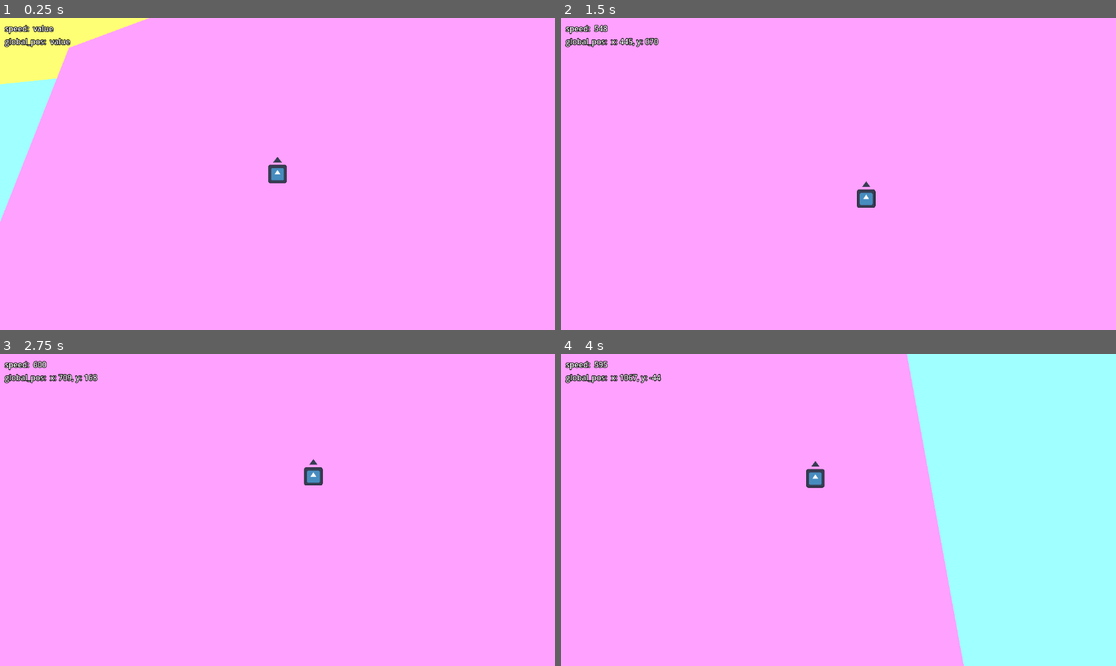
Above: before the commit, frames 1-4 (two rows, left to right).
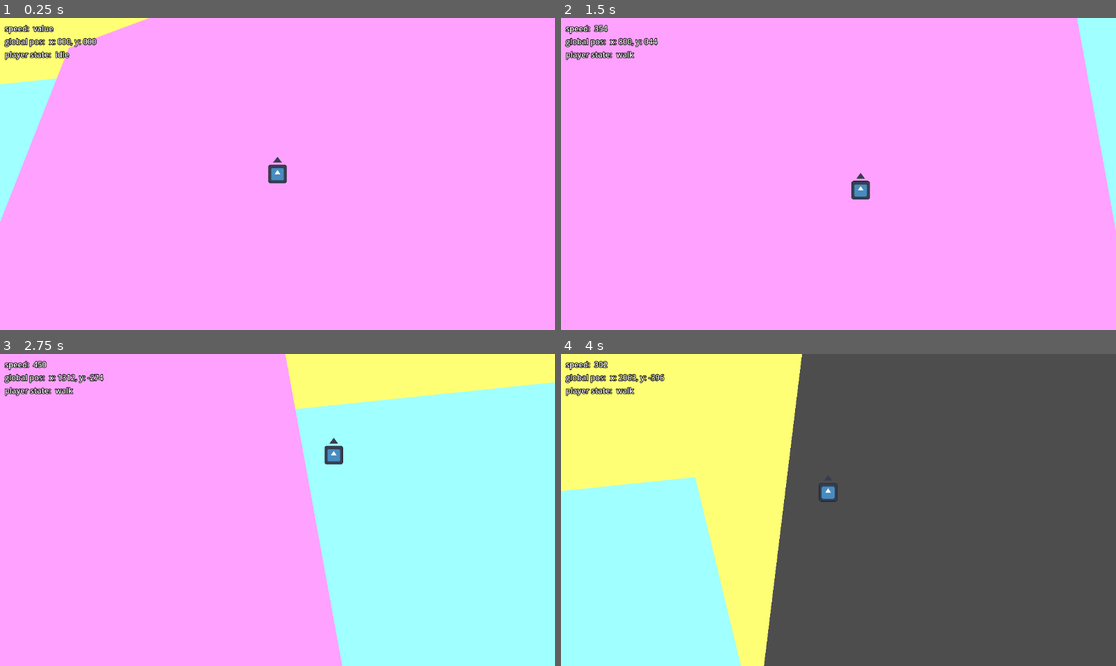
Above: after the commit, the same moments.

Repository: JJPSeno/project-q
Game: Godot game, scene res://World/world.tscn
Same seed, same stepped clock (60 frames per second), same inputs: the game is played once before the commit and once after it. The engine's default icon, where the game draws it, is replaced by a stand-in: a white triangle on a blue panel in a dark square.
Inputs:
- Up to frame 1 (0.25 s): no input
- Up to frame 2 (1.5 s): tap Enter at 0.5 s; hold D (right) 0.53-1.28 s; tap Space (dash, bound only after the commit) at 0.6 s; tap Shift (dash, bound only before the commit) at 0.8, 1.35 s; hold S (down) from 1.28 s (still down)
- Up to frame 3 (2.75 s): tap W (movement) at 1.55 s; release S (down) at 2.03 s; hold D (right) from 2.03 s (still down); hold W (movement) from 2.03 s (still down); tap Space (dash, bound only after the commit) at 2.3 s
- Up to frame 4 (4 s): release W (movement) at 2.78 s; tap Space (dash, bound only after the commit) at 2.85 s; tap Shift (dash, bound only before the commit) at 3.05, 3.6 s; release D (right) at 3.53 s; hold A (left) from 3.53 s (still down); hold W (movement) from 3.53 s (still down)

The runs differ from the first frame. In frame 1, 0.4% of the frame differs, in the area x 0-18%, y 6-14%; in frame 2, 3.2%; in frame 3, 44%; in frame 4, 100%, in the area x 0-100%, y 0-100%.

Commit message:
Add movement fsm

Diff:
--- /dev/null
+++ b/Controllers/MovementController/movement_controller.gd
@@ -0,0 +1,15 @@
+extends Node
+
+
+
+#try to add this to func _input
+func _physics_process(delta: float) -> void:
+	if Input.is_action_pressed("movement"):
+		if Input.is_action_pressed("run"):
+			get_node("MovementStateMachine").change_state("run")
+		else:
+			get_node("MovementStateMachine").change_state("walk")
+		if Input.is_action_just_pressed("dash"):
+			get_node("MovementStateMachine").change_state("dash")
+	else:
+		get_node("MovementStateMachine").change_state("idle")
--- /dev/null
+++ b/Controllers/MovementController/movement_controller.tscn
@@ -0,0 +1,20 @@
+[gd_scene load_steps=7 format=3 uid="uid://dff0j6n77jhyg"]
+
+[ext_resource type="Script" path="res://Player/movement_state_machine.gd" id="1_ceiam"]
+[ext_resource type="Script" path="res://Controllers/MovementController/movement_controller.gd" id="1_makro"]
+[ext_resource type="Resource" uid="uid://bymv1e5uakhye" path="res://States/MovementStates/idle.tres" id="2_rl13b"]
+[ext_resource type="Resource" uid="uid://7k4h71634wf7" path="res://States/MovementStates/walk.tres" id="3_5ijnh"]
+[ext_resource type="Resource" uid="uid://csqgcgbjwwur8" path="res://States/MovementStates/run.tres" id="4_io8pf"]
+[ext_resource type="Resource" uid="uid://bosgu1a03orev" path="res://States/MovementStates/dash.tres" id="5_cxd8d"]
+
+[node name="MovementController" type="Node"]
+script = ExtResource("1_makro")
+
+[node name="MovementStateMachine" type="Node" parent="."]
+script = ExtResource("1_ceiam")
+movement_states = {
+"dash": ExtResource("5_cxd8d"),
+"idle": ExtResource("2_rl13b"),
+"run": ExtResource("4_io8pf"),
+"walk": ExtResource("3_5ijnh")
+}
--- a/GUI/Debug/debug_ui.gd
+++ b/GUI/Debug/debug_ui.gd
@@ -7,7 +7,8 @@
 
 func _ready() -> void:
 	add_debug_item("speed","value", EventBus.speed_updated)
-	add_debug_item("global_pos","value", EventBus.position_updated)
+	add_debug_item("global pos","value", EventBus.position_updated)
+	add_debug_item("player state","run", EventBus.player_state_updated)
 
 # this debug item needs to subscribe to signals
 func add_debug_item(label_name: String, value: String, update_signal = null) -> void:
--- a/Player/movement_state_machine.gd
+++ b/Player/movement_state_machine.gd
@@ -40,18 +40,31 @@
 
 func _ready() -> void:
 	current_state_name = "run"
-	print_debug(movement_states[current_state_name].speed)
-	for s in movement_states:
-		print_debug(movement_states[s])
 
 
 func change_state(state_name: String) -> void:
 	current_state_name = state_name
+	if parent.is_in_group("player"):
+		EventBus.player_state_updated.emit(state_name)
 
 
-func _physics_process(_delta: float) -> void:
+func _physics_process(delta: float) -> void:
 	direction = Input.get_vector("left","right","up","down")
 	target_velocity = direction * movement_states[current_state_name].speed
+	EventBus.position_updated.emit("x: %03.0f, y: %03.0f" % [parent.global_position.x, parent.global_position.y])
+	previous_velocity = parent.velocity
+	new_velocity = \
+		parent.velocity.lerp( \
+			target_velocity, \
+			1 - exp(-(movement_states[current_state_name].acceleration * \
+			movement_states[current_state_name].friction) * delta) \
+		)
+
+	if (previous_velocity != new_velocity):
+		EventBus.speed_updated.emit("%03.0f" % [new_velocity.length()])
+		parent.velocity = new_velocity
+
+	parent.move_and_slide()
 
 func _exit_state(state_name: String) -> void:
 	pass
--- a/Player/player.gd
+++ b/Player/player.gd
@@ -1,28 +1 @@
 extends CharacterBody2D
-
-
-@export var SPEED = 200.0
-@export var acceleration := 12.0
-@export var friction := 6.0
-var direction := Vector2.ZERO
-var target_velocity := Vector2.ZERO
-var previous_velocity := Vector2.ZERO
-var new_velocity := Vector2.ZERO
-
-
-func _physics_process(delta: float) -> void:
-	direction = Input.get_vector("left","right","up","down")
-	if direction:
-		target_velocity = direction * SPEED
-		EventBus.position_updated.emit("x: %03.0f, y: %03.0f" % [global_position.x, global_position.y])
-		previous_velocity = velocity
-		new_velocity = velocity.lerp(target_velocity, 1 - exp(-acceleration * delta))
-	else:
-		previous_velocity = velocity
-		new_velocity = velocity.lerp(Vector2.ZERO, 1 - exp(-friction * delta))
-
-	if (previous_velocity != new_velocity):
-		EventBus.speed_updated.emit("%03.0f" % [new_velocity.length()])
-		velocity = new_velocity
-
-	move_and_slide()
--- a/Player/player.tscn
+++ b/Player/player.tscn
@@ -1,28 +1,17 @@
-[gd_scene load_steps=9 format=3 uid="uid://5liwdgjjhcr2"]
+[gd_scene load_steps=4 format=3 uid="uid://5liwdgjjhcr2"]
 
 [ext_resource type="Texture2D" uid="uid://dmnwwojy2t7ik" path="res://icon.svg" id="1_argyb"]
-[ext_resource type="Script" path="res://Player/player.gd" id="1_daju6"]
-[ext_resource type="Script" path="res://Player/movement_state_machine.gd" id="3_0ltnl"]
-[ext_resource type="Resource" uid="uid://bymv1e5uakhye" path="res://States/MovementStates/idle.tres" id="3_52177"]
-[ext_resource type="Resource" uid="uid://7k4h71634wf7" path="res://States/MovementStates/walk.tres" id="4_l1xc1"]
-[ext_resource type="Resource" uid="uid://csqgcgbjwwur8" path="res://States/MovementStates/run.tres" id="5_nlny1"]
-[ext_resource type="Resource" uid="uid://bosgu1a03orev" path="res://States/MovementStates/dash.tres" id="6_7la31"]
+[ext_resource type="PackedScene" uid="uid://dff0j6n77jhyg" path="res://Controllers/MovementController/movement_controller.tscn" id="2_qxbrg"]
 
 [sub_resource type="CircleShape2D" id="CircleShape2D_hrudf"]
 radius = 15.0
 
-[node name="Player" type="CharacterBody2D"]
-script = ExtResource("1_daju6")
+[node name="Player" type="CharacterBody2D" groups=["player"]]
 
-[node name="MovementStateMachine" type="Node" parent="." node_paths=PackedStringArray("parent")]
-script = ExtResource("3_0ltnl")
-movement_states = {
-"dash": ExtResource("6_7la31"),
-"idle": ExtResource("3_52177"),
-"run": ExtResource("5_nlny1"),
-"walk": ExtResource("4_l1xc1")
-}
-parent = NodePath("..")
+[node name="MovementController" parent="." instance=ExtResource("2_qxbrg")]
+
+[node name="MovementStateMachine" parent="MovementController" index="0" node_paths=PackedStringArray("parent")]
+parent = NodePath("../..")
 
 [node name="Icon" type="Sprite2D" parent="."]
 scale = Vector2(0.3, 0.3)
@@ -35,3 +24,5 @@
 
 [node name="CollisionShape2D" type="CollisionShape2D" parent="."]
 shape = SubResource("CircleShape2D_hrudf")
+
+[editable path="MovementController"]
--- a/Singletons/event_bus.gd
+++ b/Singletons/event_bus.gd
@@ -3,6 +3,7 @@
 #region debug signals
 signal speed_updated(new_speed)
 signal position_updated(new_pos)
+signal player_state_updated(new_state)
 #endregion
 
 signal camera_zoom_updated(new_zoom)
--- a/States/MovementStates/dash.tres
+++ b/States/MovementStates/dash.tres
@@ -6,7 +6,7 @@
 script = ExtResource("1_37jfi")
 name = "dash"
 id = 3
-speed = 800.0
-camera_zoon = Vector2(0.6, 0.6)
-acceleration = 30.0
-friction = 3.0
+speed = 4500.0
+camera_zoom = Vector2(0.6, 0.6)
+acceleration = 4500.0
+friction = 1.0
--- a/States/MovementStates/idle.tres
+++ b/States/MovementStates/idle.tres
@@ -7,6 +7,6 @@
 name = "idle"
 id = 0
 speed = 0.0
-camera_zoon = Vector2(1, 1)
-acceleration = 0.0
+camera_zoom = Vector2(1, 1)
+acceleration = 1.0
 friction = 6.0
--- a/States/MovementStates/movement_state.gd
+++ b/States/MovementStates/movement_state.gd
@@ -5,5 +5,5 @@
 @export var id : int
 @export var speed := 200.0
 @export var camera_zoom := Vector2(1,1)
-@export var acceleration := 12.0
-@export var friction := 6.0
+@export var acceleration := 1.0
+@export var friction := 1.0
--- a/States/MovementStates/run.tres
+++ b/States/MovementStates/run.tres
@@ -6,7 +6,7 @@
 script = ExtResource("1_fbbvw")
 name = "run"
 id = 2
-speed = 200.0
-camera_zoon = Vector2(0.7, 0.7)
+speed = 600.0
+camera_zoom = Vector2(0.7, 0.7)
 acceleration = 12.0
-friction = 6.0
+friction = 1.0
--- a/States/MovementStates/walk.tres
+++ b/States/MovementStates/walk.tres
@@ -6,7 +6,7 @@
 script = ExtResource("1_blkpx")
 name = "walk"
 id = 1
-speed = 150.0
-camera_zoon = Vector2(0.9, 0.9)
+speed = 300.0
+camera_zoom = Vector2(0.9, 0.9)
 acceleration = 8.0
-friction = 6.0
+friction = 1.0
--- a/World/world.tscn
+++ b/World/world.tscn
@@ -27,7 +27,6 @@
 world_camera = NodePath("../WorldCamera")
 
 [node name="Player" parent="." instance=ExtResource("1_q4ndm")]
-SPEED = 600.0
 
 [node name="PlayerCamera" type="Camera2D" parent="Player"]
 position_smoothing_enabled = true
--- a/project.godot
+++ b/project.godot
@@ -19,6 +19,10 @@
 
 DebugSingleton="*res://Singletons/debug_singleton.tscn"
 EventBus="*res://Singletons/event_bus.gd"
+
+[global_group]
+
+player=""
 
 [input]
 
@@ -42,17 +46,24 @@
 "events": [Object(InputEventKey,"resource_local_to_scene":false,"resource_name":"","device":-1,"window_id":0,"alt_press …(192 unchanged characters)…
 ]
 }
+dash={
+"deadzone": 0.5,
+"events": [Object(InputEventKey,"resource_local_to_scene":false,"resource_name":"","device":-1,"window_id":0,"alt_pressed":false,"shift_pressed":false,"ctrl_pressed":false,"meta_pressed":false,"pressed":false,"keycode":0,"physical_keycode":32,"key_label":0,"unicode":32,"location":0,"echo":false,"script":null)
+]
+}
+run={
+"deadzone": 0.5,
+"events": [Object(InputEventKey,"resource_local_to_scene":false,"resource_name":"","device":-1,"window_id":0,"alt_pressed":false,"shift_pressed":false,"ctrl_pressed":false,"meta_pressed":false,"pressed":false,"keycode":0,"physical_keycode":4194325,"key_label":0,"unicode":0,"location":0,"echo":false,"script":null)
+]
+}
 movement={
 "deadzone": 0.5,
 "events": [Object(InputEventKey,"resource_local_to_scene":false,"resource_name":"","device":-1,"window_id":0,"alt_press …(192 unchanged characters)…
 , Object(InputEventKey,"resource_local_to_scene":false,"resource_name":"","device":-1,"window_id":0,"alt_pressed":false …(182 unchanged characters)…
 , Object(InputEventKey,"resource_local_to_scene":false,"resource_name":"","device":-1,"window_id":0,"alt_pressed":false …(183 unchanged characters)…
 , Object(InputEventKey,"resource_local_to_scene":false,"resource_name":"","device":-1,"window_id":0,"alt_pressed":false …(183 unchanged characters)…
-]
-}
-dash={
-"deadzone": 0.5,
-"events": [Object(InputEventKey,"resource_local_to_scene":false,"resource_name":"","device":-1,"window_id":0,"alt_pressed":false,"shift_pressed":false,"ctrl_pressed":false,"meta_pressed":false,"pressed":false,"keycode":0,"physical_keycode":4194325,"key_label":0,"unicode":0,"location":0,"echo":false,"script":null)
+, Object(InputEventKey,"resource_local_to_scene":false,"resource_name":"","device":-1,"window_id":0,"alt_pressed":false,"shift_pressed":false,"ctrl_pressed":false,"meta_pressed":false,"pressed":false,"keycode":0,"physical_keycode":4194325,"key_label":0,"unicode":0,"location":0,"echo":false,"script":null)
+, Object(InputEventKey,"resource_local_to_scene":false,"resource_name":"","device":-1,"window_id":0,"alt_pressed":false,"shift_pressed":false,"ctrl_pressed":false,"meta_pressed":false,"pressed":false,"keycode":0,"physical_keycode":32,"key_label":0,"unicode":32,"location":0,"echo":false,"script":null)
 ]
 }
 primary={
